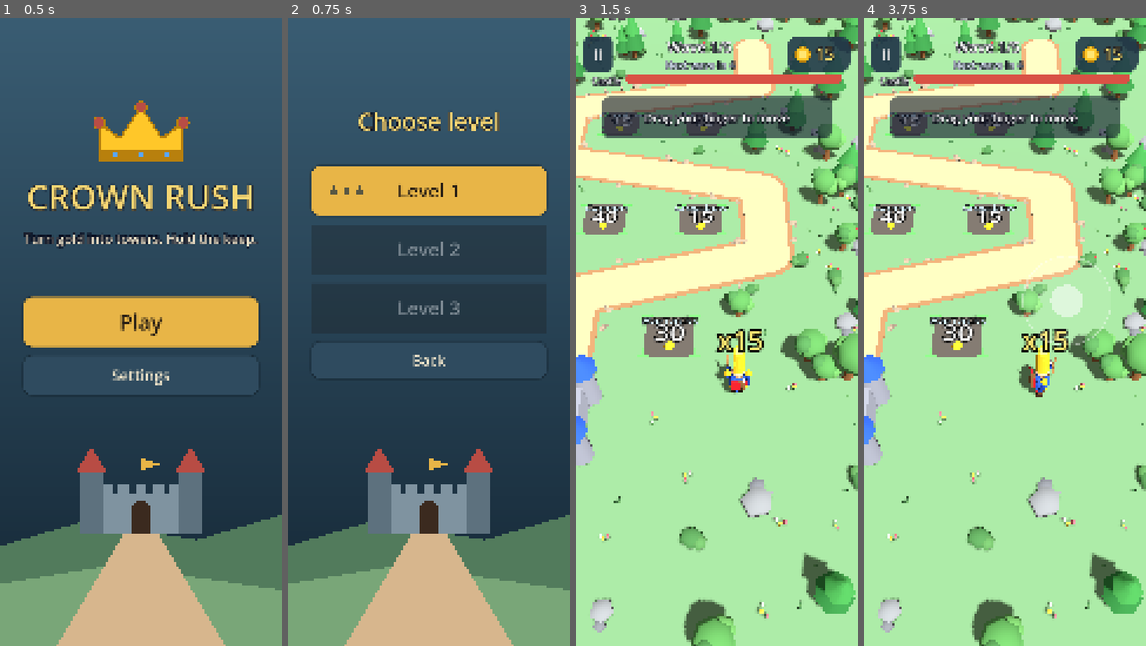
Above: before the commit, frames 1-4 (left to right).
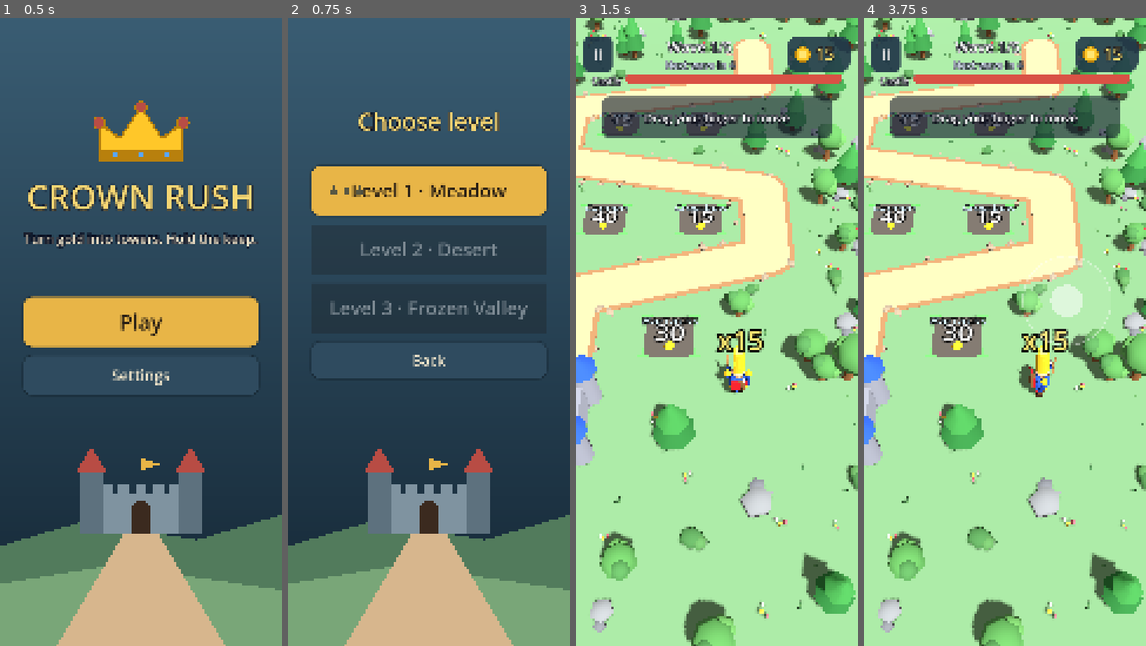
Above: after the commit, the same moments.

Repository: legioner666/Game-
Game: Godot game, scene res://main.tscn
Same seed, same stepped clock (60 frames per second), same inputs: the game is played once before the commit and once after it.
Inputs (mouse positions are in pixels of both pictures, inside the frame that each line leads up to):
- Up to frame 1 (0.5 s): no input
- Up to frame 2 (0.75 s): click "Play" at 0.5 s
- Up to frame 3 (1.5 s): click (717, 187) at 1.25 s, where only the run before the commit has a clickable "Level 1"
- Up to frame 4 (3.75 s): click "II" at 2 s; click "Restart" at 2.75 s; tap Enter at 3.5 s; move the mouse to (1067, 300) at 3.52 s; hold Right (ui_right) from 3.53 s (still down); click (1067, 300) at 3.67 s

Frame 1 is identical in both runs. In frame 2, 1.7% of the frame differs, in the area x 15-85%, y 26-48%; in frame 3, 3.0%, in the area x 0-100%, y 0-90%; in frame 4, 3.0%.

Commit message:
Three distinct maps (meadow, desert, frozen valley): data-driven levels, themed decor, new cactus/snow pine meshes
Co-Authored-By: Claude Sonnet 5.5 <noreply@anthropic.com>
Claude-Session: https://claude.ai/code/session_01Vo2zMfmpPBAjaiyM3QAnEB

Diff:
--- a/godot/game.gd
+++ b/godot/game.gd
@@ -18,13 +18,6 @@
 
 const STEP := 0.25
 const YAW_WINDOW := 7
-const WAYPOINTS: Array[Vector3] = [
-	Vector3(7, 0, -17), Vector3(7, 0, -11), Vector3(-7, 0, -8), Vector3(-7, 0, -2),
-	Vector3(7, 0, 1), Vector3(7, 0, 7), Vector3(-4, 0, 10), Vector3(-4, 0, 15),
-]
-const BASE_POS := Vector3(-4.0, 0.0, 17.8)
-const RALLY := Vector3(-4.0, 0.0, 12.3)
-const HERO_START := Vector3(5.0, 0.0, 16.0)
 const BOUNDS := Vector2(11.5, 20.0)
 const CAM_OFFSET := Vector3(0, 23, 16)
 const CAM_Z_MIN := -6.0
@@ -69,15 +62,6 @@
 	"cannon": {"cost": [40, 60, 90], "range": [8.5, 9.0, 9.5], "dmg": [40.0, 65.0, 100.0], "cd": [2.2, 2.0, 1.8], "aoe": [2.0, 2.3, 2.6]},
 	"barracks": {"cost": [30, 45, 65], "cap": [3, 4, 6], "dmg": [8.0, 11.0, 15.0], "hp": [40.0, 60.0, 90.0]},
 }
-const PLATE_DEFS := [
-	{"kind": "crossbow", "pos": Vector3(-3, 0, -6)},
-	{"kind": "crossbow", "pos": Vector3(3, 0, -6)},
-	{"kind": "cannon", "pos": Vector3(-3, 0, 4)},
-	{"kind": "crossbow", "pos": Vector3(3, 0, 4)},
-	{"kind": "barracks", "pos": Vector3(1.5, 0, 12.8)},
-	{"kind": "crossbow", "pos": Vector3(3, 0, -13), "min_level": 1},
-	{"kind": "cannon", "pos": Vector3(-6.5, 0, 6.5), "min_level": 1},
-]
 # Група: [тип, кількість, старт (с), інтервал (с)]
 const LEVEL_MULT := [1.0, 3.0, 4.2]
 const LEVEL_START_MULT := [1.0, 1.3, 1.35]
@@ -311,6 +295,12 @@
 var level := 0
 var _waves: Array = []
 var _stars_earned := 0
+var _wp: Array[Vector3] = []
+var _base_pos := Vector3.ZERO
+var _rally := Vector3.ZERO
+var _hero_start := Vector3.ZERO
+var _plate_defs: Array = []
+var _theme: Dictionary = {}
 var _run_id := 0
 var _wave := 0
 var _phase := 0  # 0 — пауза між хвилями, 1 — хвиля йде
@@ -384,6 +374,7 @@
 func _ready() -> void:
 	randomize()
 	_parse_args()
+	_load_level()
 	_waves = _make_waves(clampi(level, 0, LEVEL_MULT.size() - 1))
 	_carried = LEVEL_START[clampi(level, 0, LEVEL_START.size() - 1)]
 	_build_path()
@@ -418,6 +409,15 @@
 
 
 # ---------- Стежка ----------
+
+func _load_level() -> void:
+	var d := Levels.data(clampi(level, 0, Settings.LEVEL_COUNT - 1))
+	_wp.assign(d["waypoints"])
+	_base_pos = d["base_pos"]
+	_hero_start = d["hero_start"]
+	_plate_defs = d["plates"]
+	_theme = d["theme"]
+
 
 func _make_waves(lv: int) -> Array:
 	var m: float = LEVEL_MULT[lv]
@@ -441,16 +441,16 @@
 func _build_path() -> void:
 	var pts := PackedVector3Array()
 	var yaws := PackedFloat32Array()
-	for i in WAYPOINTS.size() - 1:
-		var a := WAYPOINTS[i]
-		var b := WAYPOINTS[i + 1]
+	for i in _wp.size() - 1:
+		var a := _wp[i]
+		var b := _wp[i + 1]
 		var n := maxi(1, int(a.distance_to(b) / STEP))
 		var dir := (b - a).normalized()
 		var yaw := atan2(-dir.x, -dir.z)
 		for k in n:
 			pts.append(a.lerp(b, float(k) / n))
 			yaws.append(yaw)
-	pts.append(WAYPOINTS[WAYPOINTS.size() - 1])
+	pts.append(_wp[_wp.size() - 1])
 	yaws.append(yaws[yaws.size() - 1])
 	_samples = pts
 	# згладжуємо кут повороту вздовж стежки, щоб на кутах вороги повертались плавно
@@ -465,6 +465,7 @@
 		sm[i] = atan2(sx, sz)
 	_yaws = sm
 	_total = (pts.size() - 1) * STEP
+	_rally = _path_pos(_total - 2.7)
 
 
 func _path_pos(d: float) -> Vector3:
@@ -483,9 +484,9 @@
 
 func _dist_to_path(p: Vector3) -> float:
 	var best := 1e9
-	for i in WAYPOINTS.size() - 1:
-		var a := WAYPOINTS[i]
-		var ab := WAYPOINTS[i + 1] - a
+	for i in _wp.size() - 1:
+		var a := _wp[i]
+		var ab := _wp[i + 1] - a
 		var t := clampf((p - a).dot(ab) / ab.length_squared(), 0.0, 1.0)
 		best = minf(best, p.distance_to(a + ab * t))
 	return best
@@ -496,9 +497,9 @@
 func _build_world() -> void:
 	var env := Environment.new()
 	env.background_mode = Environment.BG_COLOR
-	env.background_color = Color(0.70, 0.82, 0.88)
+	env.background_color = _theme["bg"]
 	env.ambient_light_source = Environment.AMBIENT_SOURCE_COLOR
-	env.ambient_light_color = Color(0.86, 0.83, 0.80)
+	env.ambient_light_color = _theme["ambient"]
 	env.ambient_light_energy = 0.45
 	var we := WorldEnvironment.new()
 	we.environment = env
@@ -515,20 +516,20 @@
 	_camera.keep_aspect = Camera3D.KEEP_WIDTH
 	_camera.fov = CAM_FOV
 	add_child(_camera)
-	_cam_x = clampf(HERO_START.x, -CAM_X_LIMIT, CAM_X_LIMIT)
-	_cam_z = clampf(HERO_START.z, CAM_Z_MIN, CAM_Z_MAX)
+	_cam_x = clampf(_hero_start.x, -CAM_X_LIMIT, CAM_X_LIMIT)
+	_cam_z = clampf(_hero_start.z, CAM_Z_MIN, CAM_Z_MAX)
 	_camera.position = Vector3(_cam_x, 0, _cam_z) + CAM_OFFSET
 	_camera.look_at(Vector3(_cam_x, 0, _cam_z))
 
 	# земля, стежка
-	var ground := Models.mi(Models.box(Vector3(160, 0.2, 160)), Vector3(0, -0.1, 0), Color(0.47, 0.65, 0.47))
+	var ground := Models.mi(Models.box(Vector3(160, 0.2, 160)), Vector3(0, -0.1, 0), _theme["ground"])
 	Models.no_shadow(ground)
 	add_child(ground)
-	var rim_c := Color(0.66, 0.50, 0.35)
-	var sand_c := Color(0.84, 0.71, 0.55)
-	for i in WAYPOINTS.size() - 1:
-		var a := WAYPOINTS[i]
-		var b := WAYPOINTS[i + 1]
+	var rim_c: Color = _theme["rim"]
+	var sand_c: Color = _theme["sand"]
+	for i in _wp.size() - 1:
+		var a := _wp[i]
+		var b := _wp[i + 1]
 		var dir := (b - a).normalized()
 		var yaw := atan2(-dir.x, -dir.z)
 		var mid := (a + b) * 0.5
@@ -540,7 +541,7 @@
 		Models.no_shadow(sand)
 		add_child(rim)
 		add_child(sand)
-	for w in WAYPOINTS:
+	for w in _wp:
 		var rimp := Models.mi(Models.cyl(1.6, 1.6, 0.04, 14), w, rim_c)
 		var sandp := Models.mi(Models.cyl(1.3, 1.3, 0.06, 14), w + Vector3(0, 0.02, 0), sand_c)
 		Models.no_shadow(rimp)
@@ -550,7 +551,7 @@
 
 	# замок
 	_castle = Models.castle()
-	_castle.position = BASE_POS
+	_castle.position = _base_pos
 	add_child(_castle)
 
 	_build_decor()
@@ -559,13 +560,19 @@
 func _build_decor() -> void:
 	var rng := RandomNumberGenerator.new()
 	rng.seed = 11
-	var trees := Batch.new(self, Models.tree_mesh(), 90)
-	var rtrees := Batch.new(self, Models.round_tree_mesh(), 60)
-	var rocks := Batch.new(self, Models.rock_mesh(), 40)
+	var t: Dictionary = _theme
+	var trees := Batch.new(self, Models.theme_mesh(t["tree_a"]), 90)
+	var rtrees := Batch.new(self, Models.theme_mesh(t["tree_b"]), 60)
+	var rocks := Batch.new(self, Models.rock_mesh(), 60)
 	var bushes := Batch.new(self, Models.bush_mesh(), 60)
 	var flowers := Batch.new(self, Models.flower_mesh(), 90)
-	var tufts := Batch.new(self, Models.tuft_mesh(), 200)
+	var tufts := Batch.new(self, Models.theme_mesh(t["tuft"]), 200)
 	var pebbles := Batch.new(self, Models.pebble_mesh(), 120)
+	var want_t: int = t["trees"]
+	var want_r: int = t["rocks"]
+	var want_s: int = t["bushes"]
+	var want_f: int = t["flowers"]
+	var want_u: int = t["tufts"]
 	for b in [trees, rtrees, rocks, bushes, flowers, tufts, pebbles]:
 		b.begin()
 	var tries := 0
@@ -574,16 +581,16 @@
 	var placed_s := 0
 	var placed_f := 0
 	var placed_u := 0
-	while tries < 2200 and (placed_t < 70 or placed_r < 26 or placed_s < 36 or placed_f < 50 or placed_u < 140):
+	while tries < 2400 and (placed_t < want_t or placed_r < want_r or placed_s < want_s or placed_f < want_f or placed_u < want_u):
 		tries += 1
 		var p := Vector3(rng.randf_range(-17.0, 17.0), 0.0, rng.randf_range(-27.0, 27.0))
 		var dpath := _dist_to_path(p)
 		if dpath < 1.9:
 			continue
-		if p.distance_to(BASE_POS) < 5.0 or p.distance_to(HERO_START) < 2.5:
+		if p.distance_to(_base_pos) < 5.0 or p.distance_to(_hero_start) < 2.5:
 			continue
 		var near_plate := false
-		for d in PLATE_DEFS:
+		for d in _plate_defs:
 			var pp: Vector3 = d["pos"]
 			if p.distance_to(pp) < 3.0:
 				near_plate = true
@@ -591,23 +598,23 @@
 		if near_plate:
 			continue
 		var roll := rng.randf()
-		if roll < 0.28 and placed_t < 70 and dpath > 3.2:
+		if roll < 0.28 and placed_t < want_t and dpath > 3.2:
 			var s := rng.randf_range(0.8, 1.35)
 			(trees if rng.randf() < 0.6 else rtrees).add(p, rng.randf() * TAU, s, s * rng.randf_range(0.9, 1.2), s)
 			placed_t += 1
-		elif roll < 0.38 and placed_r < 26 and dpath > 3.2:
+		elif roll < 0.38 and placed_r < want_r and dpath > 3.2:
 			var s2 := rng.randf_range(0.7, 1.4)
 			rocks.add(p, rng.randf() * TAU, s2, s2, s2)
 			placed_r += 1
-		elif roll < 0.52 and placed_s < 36:
+		elif roll < 0.52 and placed_s < want_s:
 			var s3 := rng.randf_range(0.8, 1.3)
 			bushes.add(p, rng.randf() * TAU, s3, s3, s3)
 			placed_s += 1
-		elif roll < 0.68 and placed_f < 50:
+		elif roll < 0.68 and placed_f < want_f:
 			var s4 := rng.randf_range(0.9, 1.4)
 			flowers.add(p, rng.randf() * TAU, s4, s4, s4)
 			placed_f += 1
-		elif placed_u < 140:
+		elif placed_u < want_u:
 			var s5 := rng.randf_range(0.8, 1.5)
 			tufts.add(p, rng.randf() * TAU, s5, s5, s5)
 			placed_u += 1
@@ -620,7 +627,7 @@
 			var ang := _yaws[mini(k, _yaws.size() - 1)]
 			var nrm := Vector3(cos(ang), 0, -sin(ang)) * side
 			var pp2 := sp + nrm * rng.randf_range(1.55, 1.95)
-			if pp2.distance_to(BASE_POS) > 4.0:
+			if pp2.distance_to(_base_pos) > 4.0:
 				var s6 := rng.randf_range(0.7, 1.3)
 				pebbles.add(pp2, rng.randf() * TAU, s6, s6, s6)
 		k += 1
@@ -668,7 +675,7 @@
 func _build_hero() -> void:
 	_hero = Models.hero()
 	_hero.scale = Vector3.ONE * 1.2
-	_hero.position = HERO_START
+	_hero.position = _hero_start
 	add_child(_hero)
 	_stack_label = Label3D.new()
 	_stack_label.billboard = BaseMaterial3D.BILLBOARD_ENABLED
@@ -682,9 +689,7 @@
 
 
 func _build_plates() -> void:
-	for def in PLATE_DEFS:
-		if level < int(def.get("min_level", 0)):
-			continue
+	for def in _plate_defs:
 		var p := Plate.new()
 		p.kind = def["kind"]
 		p.pos = def["pos"]
@@ -733,7 +738,7 @@
 
 func _rebuild_obstacles() -> void:
 	_obstacles.clear()
-	_obstacles.append([BASE_POS, 2.4])
+	_obstacles.append([_base_pos, 2.4])
 	for p in _plates:
 		if p.level > 0:
 			_obstacles.append([p.pos, 1.0 if p.kind != "barracks" else 1.4])
@@ -1351,7 +1356,7 @@
 	_shake = 0.6
 	_snd("hit")
 	_vibrate(40)
-	_burst(BASE_POS + Vector3(0, 1.0, 2.0), 1, 8, 3.0, 3.0)
+	_burst(_base_pos + Vector3(0, 1.0, 2.0), 1, 8, 3.0, 3.0)
 	_castle.scale = Vector3(1.06, 0.94, 1.06)
 	var tw := create_tween()
 	tw.tween_property(_castle, "scale", Vector3.ONE, 0.3).set_trans(Tween.TRANS_BACK).set_ease(Tween.EASE_OUT)
@@ -1547,7 +1552,7 @@
 			a.pos = p.pos + Vector3(0, 0, 1.4)
 			a.max_hp = KIND["barracks"]["hp"][li]
 			a.hp = a.max_hp
-			a.home = RALLY + Vector3(randf_range(-1.3, 1.3), 0.0, randf_range(-1.0, 1.0))
+			a.home = _rally + Vector3(randf_range(-1.3, 1.3), 0.0, randf_range(-1.0, 1.0))
 			a.phase = randf() * TAU
 			_allies.append(a)
 			_burst(a.pos + Vector3(0, 0.5, 0), 1, 5, 2.0, 2.0)
--- a/godot/i18n.gd
+++ b/godot/i18n.gd
@@ -6,6 +6,9 @@
 const STR := {
 	"title": {"uk": "CROWN RUSH", "en": "CROWN RUSH"},
 	"tagline": {"uk": "Золото — у вежі. Фортеця — під захистом.", "en": "Turn gold into towers. Hold the keep."},
+	"level_meadow": {"uk": "Галявина", "en": "Meadow"},
+	"level_desert": {"uk": "Пустеля", "en": "Desert"},
+	"level_snow": {"uk": "Крижана долина", "en": "Frozen Valley"},
 	"level": {"uk": "Рівень %d", "en": "Level %d"},
 	"next_level": {"uk": "Наступний рівень", "en": "Next level"},
 	"choose_level": {"uk": "Обери рівень", "en": "Choose level"},
--- /dev/null
+++ b/godot/levels.gd
@@ -0,0 +1,85 @@
+class_name Levels
+extends RefCounted
+## Дані рівнів: шлях, майданчики під вежі, замок і тема локації.
+## Усі карти мають однаковий розмір поля; відрізняються формою шляху та виглядом.
+
+const STANDARD_PLATES := [
+	{"kind": "crossbow", "pos": Vector3(-3, 0, -6)},
+	{"kind": "crossbow", "pos": Vector3(3, 0, -6)},
+	{"kind": "cannon", "pos": Vector3(-3, 0, 4)},
+	{"kind": "crossbow", "pos": Vector3(3, 0, 4)},
+	{"kind": "barracks", "pos": Vector3(1.5, 0, 12.8)},
+]
+
+
+static func data(level: int) -> Dictionary:
+	match level:
+		1:
+			return {
+				"name": "level_desert",
+				"waypoints": [
+					Vector3(-6, 0, -17), Vector3(-6, 0, -10), Vector3(6, 0, -10), Vector3(6, 0, -2),
+					Vector3(-6, 0, -2), Vector3(-6, 0, 6), Vector3(3, 0, 6), Vector3(-2, 0, 11),
+					Vector3(-2, 0, 15),
+				],
+				"base_pos": Vector3(-2.0, 0.0, 17.8),
+				"hero_start": Vector3(4.0, 0.0, 16.5),
+				"plates": [
+					{"kind": "crossbow", "pos": Vector3(0.5, 0, 2.5)},
+					{"kind": "crossbow", "pos": Vector3(-1.0, 0, -6.5)},
+					{"kind": "cannon", "pos": Vector3(-5.0, 0, 9.5)},
+					{"kind": "crossbow", "pos": Vector3(1.0, 0, -13.5)},
+					{"kind": "barracks", "pos": Vector3(1.5, 0, 12.5)},
+					{"kind": "crossbow", "pos": Vector3(2.5, 0, -6.5)},
+					{"kind": "cannon", "pos": Vector3(-4.5, 0, -6.5)},
+				],
+				"theme": {
+					"ground": Color(0.82, 0.72, 0.52), "sand": Color(0.72, 0.50, 0.34), "rim": Color(0.58, 0.40, 0.28),
+					"bg": Color(0.95, 0.82, 0.62), "ambient": Color(0.95, 0.86, 0.74),
+					"tree_a": "cactus", "tree_b": "cactus", "tuft": "dry_tuft",
+					"trees": 36, "rocks": 40, "bushes": 0, "flowers": 0, "tufts": 90,
+				},
+			}
+		2:
+			return {
+				"name": "level_snow",
+				"waypoints": [
+					Vector3(0, 0, -17), Vector3(0, 0, -12), Vector3(-6, 0, -9), Vector3(-6, 0, -3),
+					Vector3(6, 0, -3), Vector3(6, 0, 3), Vector3(-6, 0, 6), Vector3(-6, 0, 11),
+					Vector3(-1, 0, 11), Vector3(-1, 0, 15),
+				],
+				"base_pos": Vector3(-1.0, 0.0, 17.8),
+				"hero_start": Vector3(5.0, 0.0, 16.0),
+				"plates": [
+					{"kind": "crossbow", "pos": Vector3(-1.5, 0, 0.5)},
+					{"kind": "crossbow", "pos": Vector3(0.0, 0, -8.0)},
+					{"kind": "cannon", "pos": Vector3(1.0, 0, 8.0)},
+					{"kind": "crossbow", "pos": Vector3(2.0, 0, 0.5)},
+					{"kind": "barracks", "pos": Vector3(2.5, 0, 12.0)},
+					{"kind": "crossbow", "pos": Vector3(-6.5, 0, -12.5)},
+					{"kind": "cannon", "pos": Vector3(-5.0, 0, 1.5)},
+				],
+				"theme": {
+					"ground": Color(0.90, 0.94, 0.97), "sand": Color(0.60, 0.72, 0.86), "rim": Color(0.42, 0.54, 0.70),
+					"bg": Color(0.72, 0.82, 0.92), "ambient": Color(0.80, 0.85, 0.95),
+					"tree_a": "snow_pine", "tree_b": "snow_pine", "tuft": "tuft",
+					"trees": 60, "rocks": 30, "bushes": 0, "flowers": 0, "tufts": 0,
+				},
+			}
+		_:
+			return {
+				"name": "level_meadow",
+				"waypoints": [
+					Vector3(7, 0, -17), Vector3(7, 0, -11), Vector3(-7, 0, -8), Vector3(-7, 0, -2),
+					Vector3(7, 0, 1), Vector3(7, 0, 7), Vector3(-4, 0, 10), Vector3(-4, 0, 15),
+				],
+				"base_pos": Vector3(-4.0, 0.0, 17.8),
+				"hero_start": Vector3(5.0, 0.0, 16.0),
+				"plates": STANDARD_PLATES,
+				"theme": {
+					"ground": Color(0.47, 0.65, 0.47), "sand": Color(0.84, 0.71, 0.55), "rim": Color(0.66, 0.50, 0.35),
+					"bg": Color(0.70, 0.82, 0.88), "ambient": Color(0.86, 0.83, 0.80),
+					"tree_a": "pine", "tree_b": "round", "tuft": "tuft",
+					"trees": 70, "rocks": 26, "bushes": 36, "flowers": 50, "tufts": 140,
+				},
+			}
--- a/godot/menu.gd
+++ b/godot/menu.gd
@@ -205,7 +205,7 @@
 		var row := Control.new()
 		row.custom_minimum_size = Vector2(0, 190)
 		box.add_child(row)
-		var b := _button(I18n.t("level") % (lv + 1), Color("#E8B547") if open else Color("#3a4650"), 190, 72)
+		var b := _button((I18n.t("level") % (lv + 1)) + " · " + I18n.t(Levels.data(lv)["name"]), Color("#E8B547") if open else Color("#3a4650"), 190, 72)
 		b.set_anchors_and_offsets_preset(Control.PRESET_FULL_RECT)
 		b.disabled = not open
 		var l := lv
--- a/godot/models.gd
+++ b/godot/models.gd
@@ -238,6 +238,55 @@
 	])
 
 
+static func snow_pine_mesh() -> ArrayMesh:
+	return compose([
+		part(cyl(0.12, 0.17, 0.8, 6), Vector3(0, 0.4, 0), WOOD),
+		part(cyl(0.0, 0.85, 1.5, 7), Vector3(0, 1.45, 0), Color(0.24, 0.42, 0.40)),
+		part(cyl(0.0, 0.62, 1.2, 7), Vector3(0, 2.2, 0), Color(0.30, 0.50, 0.46)),
+		part(cyl(0.0, 0.5, 0.55, 7), Vector3(0, 2.4, 0), Color(0.95, 0.97, 1.0)),
+		part(cyl(0.0, 0.72, 0.5, 7), Vector3(0, 1.85, 0), Color(0.93, 0.96, 1.0)),
+	])
+
+
+static func cactus_mesh() -> ArrayMesh:
+	var g := Color(0.36, 0.60, 0.38)
+	var g2 := Color(0.30, 0.52, 0.34)
+	return compose([
+		part(capsule(0.24, 1.7, 7, 2), Vector3(0, 0.85, 0), g),
+		part(capsule(0.15, 0.75, 6, 2), Vector3(0.42, 0.85, 0), g2, Vector3(0, 0, 0)),
+		part(box(Vector3(0.3, 0.14, 0.14)), Vector3(0.28, 0.62, 0), g2),
+		part(capsule(0.15, 0.6, 6, 2), Vector3(-0.4, 1.1, 0), g2),
+		part(box(Vector3(0.3, 0.14, 0.14)), Vector3(-0.26, 0.9, 0), g2),
+		part(sphere(0.07, 4), Vector3(0, 1.75, 0), Color(0.95, 0.55, 0.65)),
+	])
+
+
+static func dry_tuft_mesh() -> ArrayMesh:
+	var g1 := Color(0.76, 0.66, 0.38)
+	var g2 := Color(0.66, 0.56, 0.32)
+	return compose([
+		part(cyl(0.0, 0.05, 0.34, 4), Vector3(0, 0.17, 0), g1, Vector3(0, 0, 8)),
+		part(cyl(0.0, 0.05, 0.28, 4), Vector3(0.1, 0.14, 0.04), g2, Vector3(10, 0, -14)),
+		part(cyl(0.0, 0.05, 0.26, 4), Vector3(-0.1, 0.13, -0.03), g2, Vector3(-8, 0, 16)),
+	])
+
+
+static func theme_mesh(name: String) -> ArrayMesh:
+	match name:
+		"round":
+			return round_tree_mesh()
+		"snow_pine":
+			return snow_pine_mesh()
+		"cactus":
+			return cactus_mesh()
+		"dry_tuft":
+			return dry_tuft_mesh()
+		"tuft":
+			return tuft_mesh()
+		_:
+			return tree_mesh()
+
+
 static func round_tree_mesh() -> ArrayMesh:
 	return compose([
 		part(cyl(0.13, 0.19, 0.9, 6), Vector3(0, 0.45, 0), WOOD),
Not shown, added: godot/levels.gd.uid
